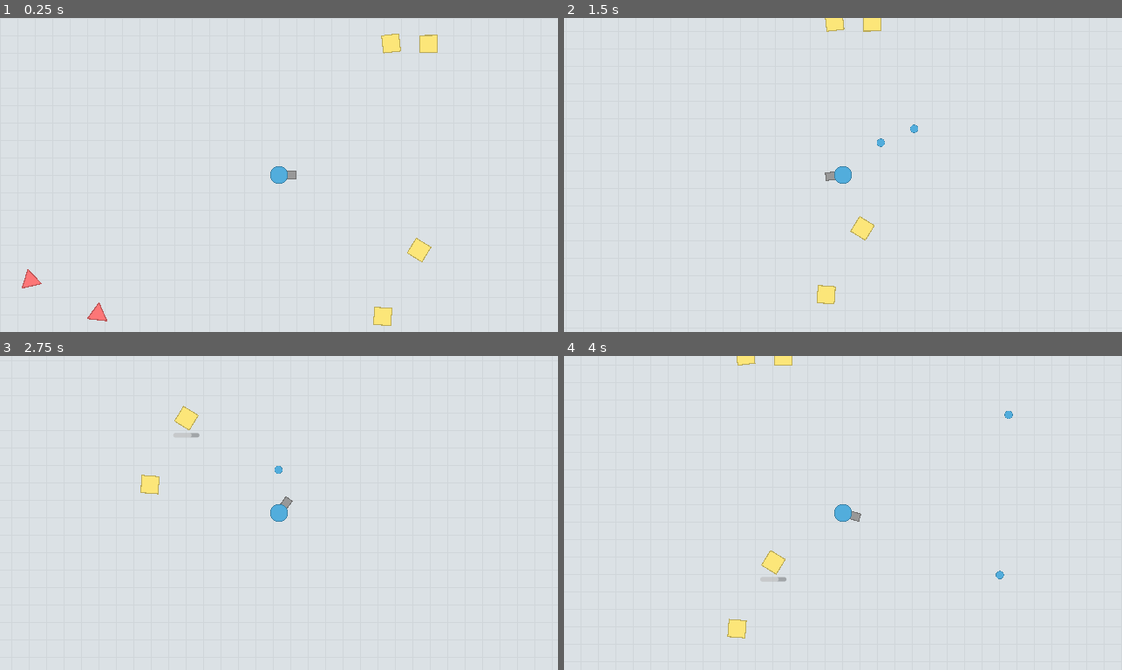
Above: before the commit, frames 1-4 (two rows, left to right).
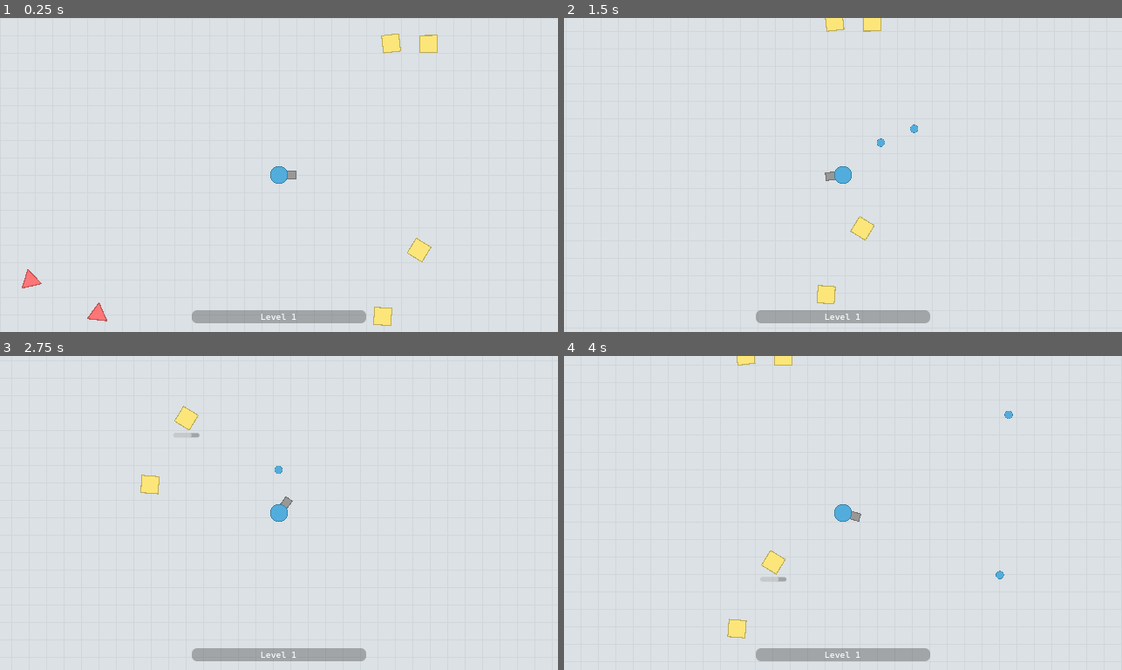
Above: after the commit, the same moments.

Repository: jackoubridge/godot-game
Game: Godot game, scene res://scenes/main.tscn
Same seed, same stepped clock (60 frames per second), same inputs: the game is played once before the commit and once after it.
Inputs (mouse positions are in pixels of both pictures, inside the frame that each line leads up to):
- Up to frame 1 (0.25 s): no input
- Up to frame 2 (1.5 s): tap Enter at 0.5 s; move the mouse to (965, 159) at 0.52 s; hold D (move_right) 0.53-1.28 s; hold Space (shoot) 0.53-1.28 s; click (965, 159) at 0.67 s; move the mouse to (731, 190) at 1.27 s; hold S (move_down) from 1.28 s (still down); tap Space (shoot) at 1.35 s
- Up to frame 3 (2.75 s): move the mouse to (334, 443) at 2.02 s; release S (move_down) at 2.03 s; hold D (move_right) from 2.03 s (still down); hold Space (shoot) from 2.03 s (still down)
- Up to frame 4 (4 s): move the mouse to (815, 575) at 2.77 s; release D (move_right) at 2.78 s; release Space (shoot) at 2.78 s; hold W (move_up) 2.78-3.53 s; tap Space (shoot) at 2.85 s; click (815, 575) at 2.92 s; move the mouse to (1010, 560) at 3.52 s; hold A (move_left) from 3.53 s (still down); hold Space (shoot) from 3.53 s (still down)

The runs differ from the first frame. In frame 1, 1.3% of the frame differs, in the area x 34-66%, y 93-98%; in frame 2, 1.3%; in frame 3, 1.3%; in frame 4, 1.3%.

Commit message:
Target tracks last_damage_source and awards xp, nonfunctional xp bar

Diff:
--- a/scenes/skills.tscn
+++ b/scenes/interface.tscn
@@ -4,9 +4,10 @@
 
 [sub_resource type="Theme" id="Theme_avfh8"]
 
-[node name="CanvasLayer" type="CanvasLayer" unique_id=460544607]
+[node name="Interface" type="CanvasLayer" unique_id=460544607]
 
 [node name="MarginContainer" type="MarginContainer" parent="." unique_id=2117066656]
+visible = false
 offset_right = 107.0
 offset_bottom = 68.0
 theme_override_constants/margin_left = 5
@@ -83,3 +84,45 @@
 theme_override_fonts/font = ExtResource("1_pq0ql")
 theme_override_font_sizes/font_size = 8
 text = "1"
+
+[node name="MarginContainer2" type="MarginContainer" parent="." unique_id=476849879]
+anchors_preset = 7
+anchor_left = 0.5
+anchor_top = 1.0
+anchor_right = 0.5
+anchor_bottom = 1.0
+offset_left = -105.0
+offset_top = -25.0
+offset_right = 105.0
+grow_horizontal = 2
+grow_vertical = 0
+theme_override_constants/margin_left = 5
+theme_override_constants/margin_top = 5
+theme_override_constants/margin_right = 5
+theme_override_constants/margin_bottom = 10
+
+[node name="ProgressBar" type="ProgressBar" parent="MarginContainer2" unique_id=158482785]
+custom_minimum_size = Vector2(200, 15)
+layout_mode = 2
+max_value = 1.0
+rounded = true
+show_percentage = false
+
+[node name="Label" type="Label" parent="MarginContainer2/ProgressBar" unique_id=778727341]
+layout_mode = 1
+anchors_preset = 8
+anchor_left = 0.5
+anchor_top = 0.5
+anchor_right = 0.5
+anchor_bottom = 0.5
+offset_left = -30.0
+offset_top = -7.5
+offset_right = 30.0
+offset_bottom = 7.5
+grow_horizontal = 2
+grow_vertical = 2
+theme_override_fonts/font = ExtResource("1_pq0ql")
+theme_override_font_sizes/font_size = 10
+text = "Level 1"
+horizontal_alignment = 1
+vertical_alignment = 1
--- a/scenes/main.tscn
+++ b/scenes/main.tscn
@@ -3,13 +3,12 @@
 [ext_resource type="Script" uid="uid://p7i23irk0y0d" path="res://scripts/quit.gd" id="1_jyhfs"]
 [ext_resource type="PackedScene" uid="uid://cbykf5dqevgho" path="res://scenes/player.tscn" id="1_nnsk1"]
 [ext_resource type="PackedScene" uid="uid://bkw845o2063ns" path="res://scenes/background.tscn" id="2_rwgxs"]
-[ext_resource type="PackedScene" uid="uid://bn6p7yykajdnc" path="res://scenes/skills.tscn" id="3_sugp2"]
+[ext_resource type="PackedScene" uid="uid://bn6p7yykajdnc" path="res://scenes/interface.tscn" id="3_sugp2"]
 
 [node name="Main" type="Node2D" unique_id=1195399613]
 script = ExtResource("1_jyhfs")
 
 [node name="CanvasLayer" parent="." unique_id=460544607 instance=ExtResource("3_sugp2")]
-visible = false
 
 [node name="Background" parent="." unique_id=1117696067 instance=ExtResource("2_rwgxs")]
 position = Vector2(320, 180)
--- a/scenes/targets/square.tscn
+++ b/scenes/targets/square.tscn
@@ -9,6 +9,7 @@
 [node name="Square" type="Node2D" unique_id=353023343 node_paths=PackedStringArray("area_2d")]
 script = ExtResource("1_i3yty")
 health_max = 3.0
+xp_value = 3.0
 area_2d = NodePath("Area2D")
 metadata/_custom_type_script = "uid://7d4kllo3pevi"
 
--- a/scenes/targets/triangle.tscn
+++ b/scenes/targets/triangle.tscn
@@ -8,6 +8,7 @@
 script = ExtResource("1_u1wel")
 target_type = 1
 health_max = 5.0
+xp_value = 5.0
 area_2d = NodePath("Area2D")
 metadata/_custom_type_script = "uid://7d4kllo3pevi"
 
--- a/scripts/bullet.gd
+++ b/scripts/bullet.gd
@@ -6,12 +6,12 @@
 
 var speed: float = 225
 var velocity: Vector2
+var owner_node
 
 func _ready():
 	global_position = pos
 	global_rotation = rot
 	reset_physics_interpolation()
-
 	await get_tree().create_timer(5).timeout
 	queue_free()
 
--- a/scripts/player.gd
+++ b/scripts/player.gd
@@ -6,6 +6,7 @@
 @export var aim_speed: float = 50
 @export var recoil_strength: float = 75
 
+var xp: int
 var can_shoot: bool = true
 
 var bullet_path = preload("res://scenes/bullet.tscn")
@@ -13,12 +14,7 @@
 func _process(delta: float) -> void:
 	# Look at mouse - smoothed
 	var target = (get_global_mouse_position() - global_position).angle()
-
-	global_rotation = rotate_toward(
-		global_rotation,
-		target,
-		aim_speed * delta
-	)
+	global_rotation = rotate_toward(global_rotation, target, aim_speed * delta)
 
 func _physics_process(delta: float) -> void:
 	# Movement
@@ -35,22 +31,33 @@
 
 func shoot():
 	if can_shoot:
+		# Handle shoot cooldown
 		can_shoot = false
 		$Gun/Timer.start()
+
+		# Spawn bullet
 		var bullet = bullet_path.instantiate()
 		bullet.dir = rotation
 		bullet.pos = $Gun/BulletStart.global_position
 		bullet.rot = global_rotation
+		bullet.owner_node = self
 		get_parent().add_child(bullet)
 
+		# Give knockback to player
 		var forward = transform.x
 		var recoil_dir = -forward
 		velocity += recoil_dir * recoil_strength
 
+		# Play gun recoil animation
 		$Gun.recoil()
 
+func add_xp(amount):
+	xp += amount
+
+# Collision detection
 func _on_area_2d_area_entered(_area: Area2D) -> void:
 	pass
 
+# Handle shoot cooldown
 func _on_timer_timeout() -> void:
 	can_shoot = true
--- a/scripts/target.gd
+++ b/scripts/target.gd
@@ -4,12 +4,14 @@
 
 @export var target_type: global_enums.target_types
 @export var health_max: float
+@export var xp_value: float
 @export var area_2d: Area2D
+@export var health_bar: Node2D
+
 var pos: Vector2
 var rot: float
 var health: float
-@export var health_bar: Node2D
-
+var last_damage_source = null
 signal health_update
 
 # Called when the node enters the scene tree for the first time.
@@ -23,9 +25,12 @@
 func _process(_delta: float) -> void:
 	if health <= 0:
 		global_signals.target_destroyed.emit(target_type)
+		if last_damage_source != null:
+			last_damage_source.add_xp(xp_value)
 		queue_free()
 
 func _on_area_2d_area_entered(area: Area2D) -> void:
 	if area.is_in_group("bullet"):
 		health -= 1
 		health_update.emit() # Tell the health bar to update
+		last_damage_source = area.owner_node
